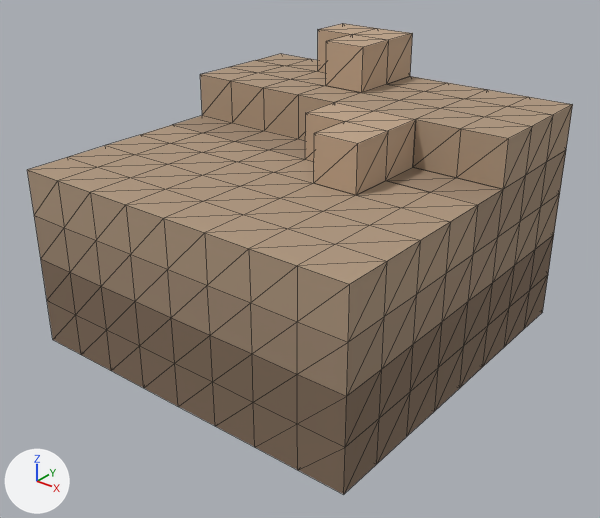
A saved change to the glTF model assets/environment/terrain_materials/block_dirt_soil/output/model.glb.
Before and after are seen from a 50 mm camera at (1.538, -1.95, 1.456) aimed at (0.035, -0.071, 0.291). The axes (+X, +Y, +Z) are drawn at lower left. The lights are the same throughout. The first picture is the older version. Mesh edges are drawn as thin lines. Vertices at exactly the same position are counted once.

The first picture shows 'terrain_dirt_soil_block_D', 'terrain_dirt_soil_block_L', 'terrain_dirt_soil_block_M', 'terrain_dirt_soil_block_S'.
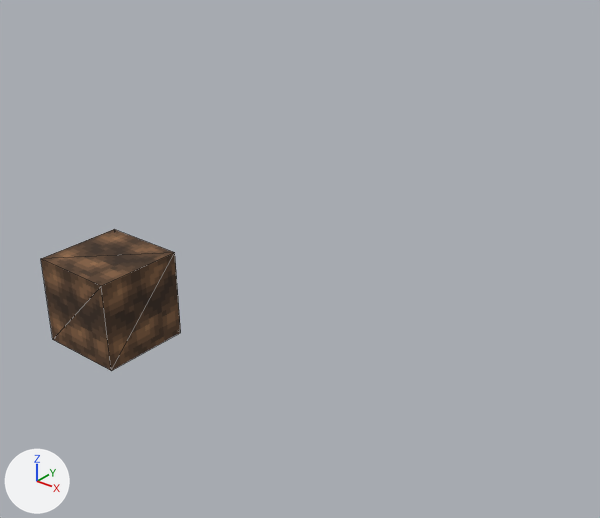
The newer file is also rescaled (x3.333), turned or shifted as a whole; pictures and numbers use the older file's frame.

Changed parts and their boxes [x1, y1, x2, y2] in the pictures (600 x 518 px):
'terrain_dirt_soil_block_M', deleted (beige)
    before: [27, 54, 573, 342]
'terrain_dirt_soil_block_D', reshaped
    before: [41, 235, 554, 494]
    after: [41, 229, 181, 371]
'terrain_dirt_soil_block_S', deleted (beige)
    before: [34, 116, 566, 396]
'terrain_dirt_soil_block_L', deleted (beige)
    before: [305, 24, 416, 195]

What the commit changed:
Picture 'dirt_soil' (img_dirt_soil) is new.
Material 'mat_dirt_soil' (mat_mat_dirt_soil) is new.
Its texture is img_dirt_soil.
Its roughness is 0.92.
me_terrain_dirt_soil_block_d_mesh is used by ob_terrain_dirt_soil_block_d; location (0.0, 0.0, 0.0).
me_terrain_dirt_soil_block_d_mesh had 145 vertices, 256 faces and spanned x -0.6..0.6, y -0.6..0.6, z 0.0..0.3.
me_terrain_dirt_soil_block_d_mesh no longer uses material mat_soil_dark_loam (brown #816c59).
me_terrain_dirt_soil_block_d_mesh now has 8 vertices, 12 faces and spans x -0.6..-0.3, y -0.6..-0.3, z 0.0..0.3.
Part 1, on me_terrain_dirt_soil_block_d_mesh:
138 vertices are removed from x -0.6..0.6, y -0.6..0.6, z 0.0..0.3.
256 faces are deleted.
1 vertex is added at (-0.3, -0.3, 0.3).
12 new faces join them.
me_terrain_dirt_soil_block_d_mesh gains material mat_mat_dirt_soil (picture img_dirt_soil).
Object 'terrain_dirt_soil_block_L' (ob_terrain_dirt_soil_block_l) is deleted.
Object 'terrain_dirt_soil_block_M' (ob_terrain_dirt_soil_block_m) is deleted.
Object 'terrain_dirt_soil_block_S' (ob_terrain_dirt_soil_block_s) is deleted.
